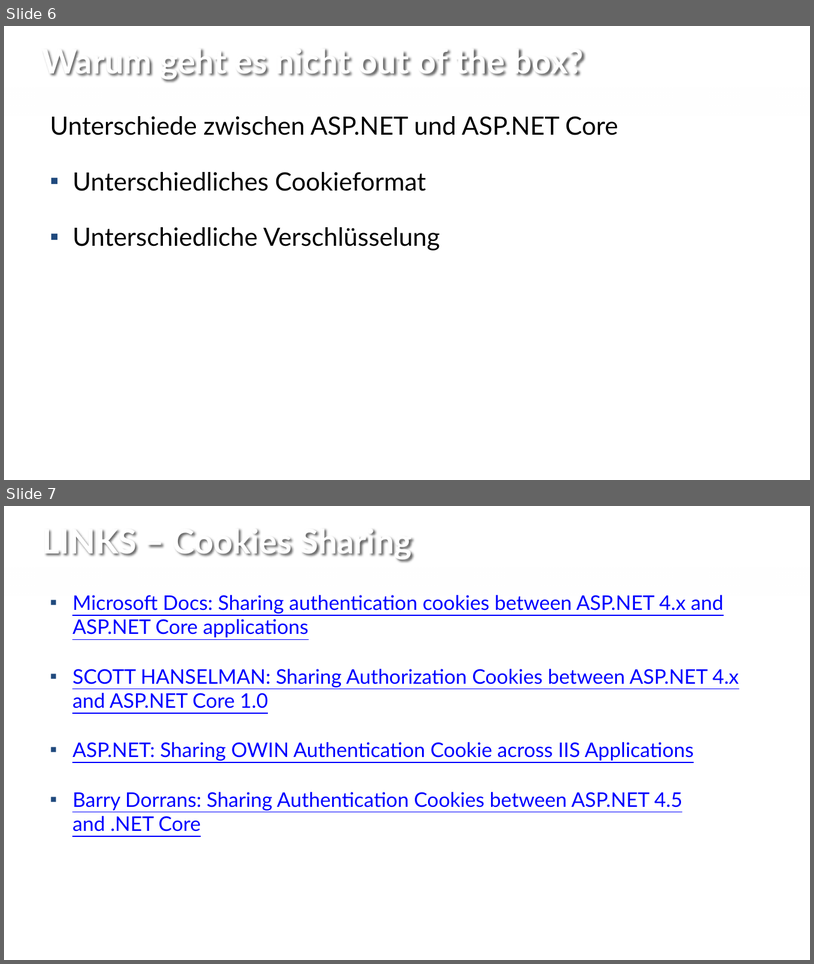
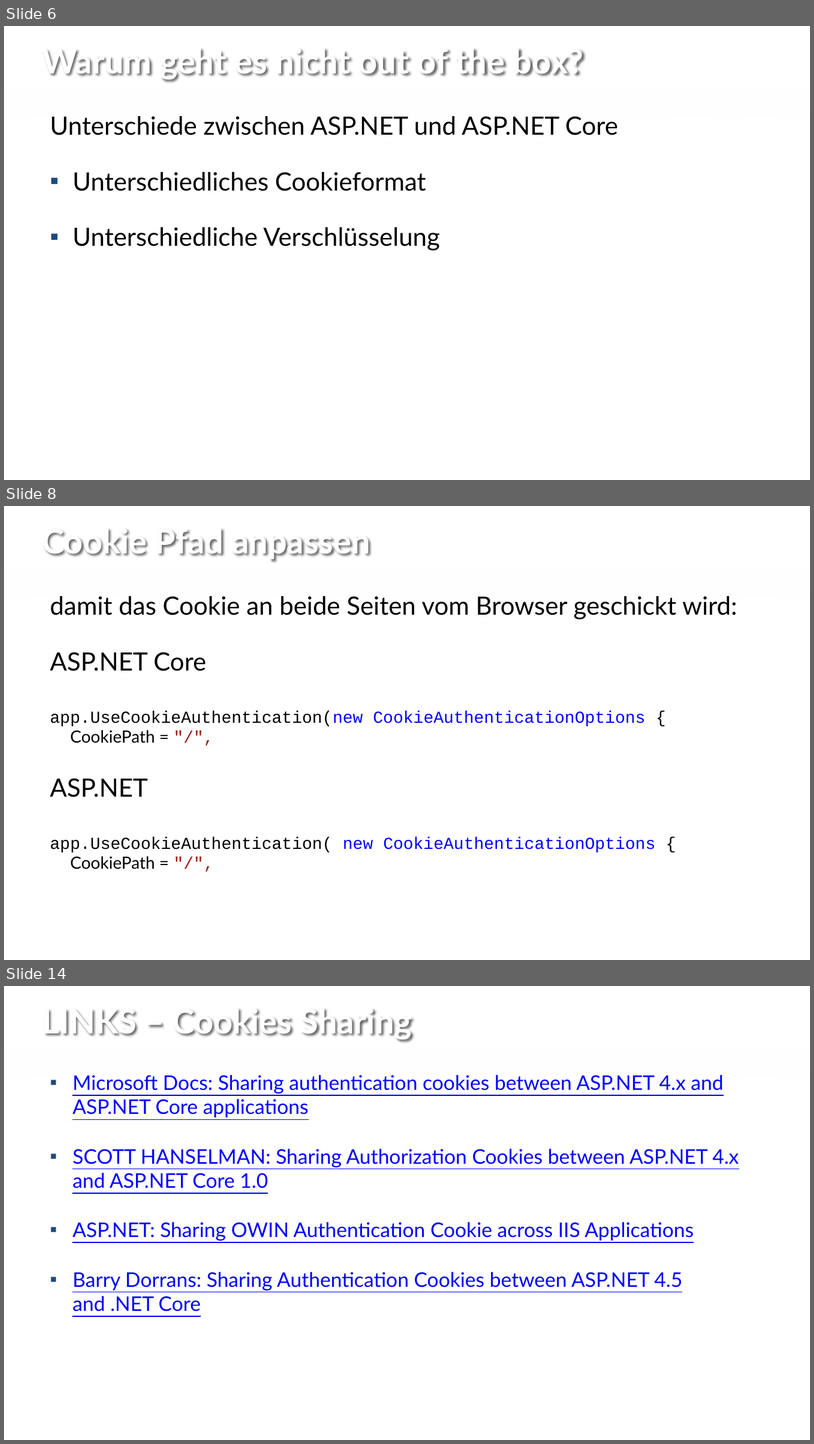
Before and after one commit to rlfkrl/NetCologne2017, a slide deck: sildes/open id connect - share cookies.pptx. Shown one above the other, each under a label of ours: slides 6 and 7 before the commit, slides 6, 8 and 14 after it; the slides between them are not shown. The pictures are 814x964 and 814x1444 pixels, drawn with LibreOffice and Linux fonts; fonts in the diff are those of the drawing; background and template pictures are left out. Boxes give left, top, right and bottom in pixels: in the first picture for what was removed or moved away, otherwise in the second. Text is boxed around its words. In the diff, an @@ line names an element or a change of style, - is before the commit and + after.

```diff
--- a/sildes/open id connect - share cookies.pptx
+++ b/sildes/open id connect - share cookies.pptx
@@ slide 8 added at (x1=4, y1=506, x2=810, y2=960), background #FFFFFF; not listed: 1 template element that a slide beside it also shows @@
@@ title added at (x1=42, y1=529, x2=371, y2=559), 40 pt, text #FFFFFF, bold @@
+Cookie Pfad anpassen
@@ text added at (x1=50, y1=596, x2=738, y2=869), 20 pt, text #000000 @@
+damit das Cookie an beide Seiten vom Browser geschickt wird:
+ASP.NET Core
+app.UseCookieAuthentication(new CookieAuthenticationOptions {
+CookiePath = "/",
+ASP.NET
+app.UseCookieAuthentication( new CookieAuthenticationOptions {
+CookiePath = "/",
@@ what was slide 7 is now slide 14 @@
```
Also in this commit, not shown: 1 slide changed, 6 other slides added, 4 slides removed.
